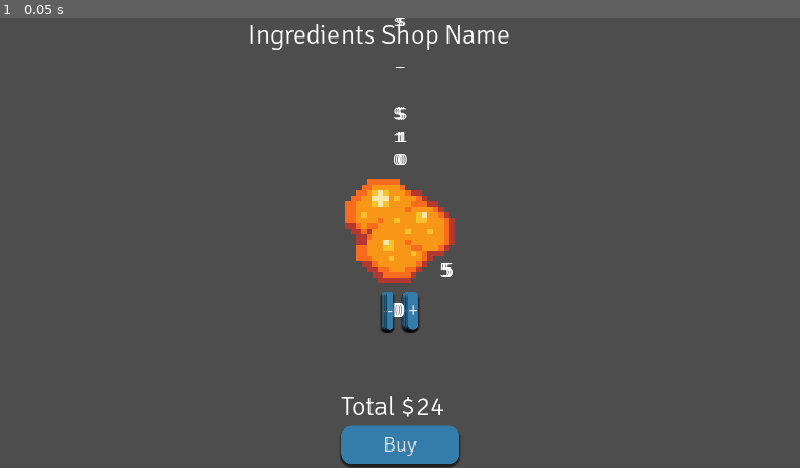
Above: before the commit, frame 1.
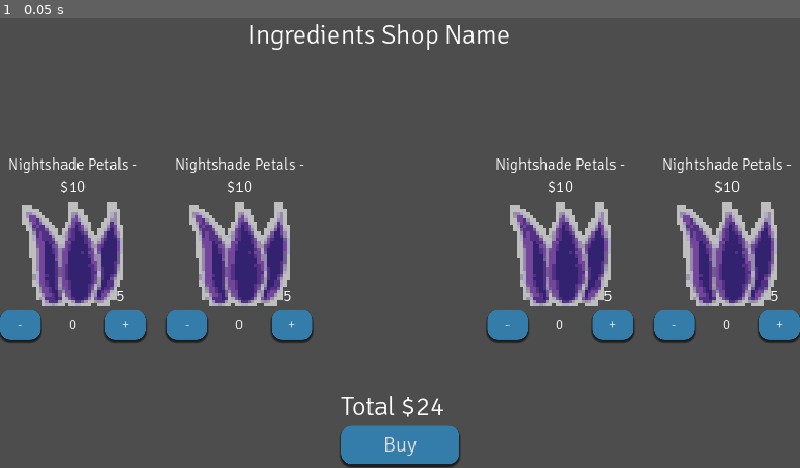
Above: after the commit, the same moment.

Repository: HuskyGameDev/2024s-team3
Game: Godot game, scene res://Scenes/Screens/NightShop/NightShop.tscn
Same seed, same stepped clock (60 frames per second), same inputs: the game is played once before the commit and once after it. This scene is started directly instead of the project's main scene.
Inputs:
- Up to frame 1 (0.05 s): no input

The runs differ from the first frame. In frame 1, 16% of the frame differs, in the area x 0-100%, y 0-73%.
Error before the commit: Invalid assignment of property or key 'text' with value of type 'String' on a base object of type 'null instance'. (res://Scripts/nightShopIngredient.gd:15)

Commit message:
add spacer to ingredient shop interface

Diff:
--- a/Scenes/Screens/NightShop/NightShop.tscn
+++ b/Scenes/Screens/NightShop/NightShop.tscn
@@ -58,4 +58,5 @@
 offset_bottom = 217.0
 grow_horizontal = 2
 grow_vertical = 2
+theme_override_constants/separation = 50
 alignment = 1
--- a/Scenes/Screens/NightShop/NightShopIngredient.tscn
+++ b/Scenes/Screens/NightShop/NightShopIngredient.tscn
@@ -5,11 +5,11 @@
 [ext_resource type="Script" path="res://Scripts/nightShopIngredient.gd" id="2_xan1k"]
 
 [node name="NightShopIngredient" type="Control"]
-custom_minimum_size = Vector2(0, 425)
+custom_minimum_size = Vector2(350, 300)
 layout_mode = 3
 anchors_preset = 0
-offset_right = 410.0
-offset_bottom = 425.0
+offset_right = 350.0
+offset_bottom = 300.0
 size_flags_horizontal = 4
 size_flags_vertical = 6
 theme = ExtResource("1_egalq")
@@ -19,10 +19,10 @@
 layout_mode = 1
 anchors_preset = -1
 anchor_right = 1.0
-offset_bottom = 50.0
+offset_bottom = 42.0
 grow_horizontal = 2
 grow_vertical = 0
-theme_override_font_sizes/font_size = 40
+theme_override_font_sizes/font_size = 38
 text = "Sunflower Seeds - $3"
 horizontal_alignment = 1
 vertical_alignment = 1
@@ -34,7 +34,7 @@
 anchors_preset = -1
 anchor_left = 0.5
 anchor_right = 0.5
-offset_top = 60.0
+offset_top = 52.0
 grow_horizontal = 2
 texture = ExtResource("2_o2tt0")
 expand_mode = 3
@@ -53,7 +53,7 @@
 grow_vertical = 0
 size_flags_horizontal = 8
 size_flags_vertical = 8
-theme_override_font_sizes/font_size = 48
+theme_override_font_sizes/font_size = 40
 text = "5"
 horizontal_alignment = 2
 vertical_alignment = 2
@@ -62,25 +62,26 @@
 layout_mode = 1
 anchors_preset = -1
 anchor_right = 1.0
-offset_top = 330.0
+offset_top = 310.0
+offset_bottom = 381.0
 grow_horizontal = 2
 
 [node name="DecreaseButton" type="Button" parent="AmountHBox"]
 layout_mode = 2
 size_flags_horizontal = 3
-theme_override_font_sizes/font_size = 48
+theme_override_font_sizes/font_size = 32
 text = "-"
 
 [node name="QuantityLabel" type="Label" parent="AmountHBox"]
 layout_mode = 2
 size_flags_horizontal = 3
 size_flags_stretch_ratio = 1.5
-theme_override_font_sizes/font_size = 48
+theme_override_font_sizes/font_size = 32
 text = "0"
 horizontal_alignment = 1
 
 [node name="IncreaseButton" type="Button" parent="AmountHBox"]
 layout_mode = 2
 size_flags_horizontal = 3
-theme_override_font_sizes/font_size = 48
+theme_override_font_sizes/font_size = 32
 text = "+"
--- a/Scripts/nightShop.gd
+++ b/Scripts/nightShop.gd
@@ -1,11 +1,14 @@
 extends Node
+
+const NUMBER_OF_ITEMS = 4
 
 var offeringScene = preload("res://Scenes/Screens/NightShop/NightShopIngredient.tscn")
 
 func _ready():
-	var shopOfferings = PlayerData.save.currentLocation.get_shop_offerings(4)
+	var shopOfferings = PlayerData.save.currentLocation.get_shop_offerings(NUMBER_OF_ITEMS)
 	var hbox = $"OfferingsHBox"
 	for i in shopOfferings:
 		var newOffering = offeringScene.instantiate()
 		newOffering.call("setData", i)
 		hbox.add_child(newOffering)
+	hbox.move_child(hbox.add_spacer(true), floor(NUMBER_OF_ITEMS/2))
--- a/Scripts/nightShopIngredient.gd
+++ b/Scripts/nightShopIngredient.gd
@@ -12,5 +12,5 @@
 
 func _updateLabels():
 	$"NameLabel".text = item.name + " - $" + str(cost)
-	$"AmountForSaleLabel".text = str(quantity)
+	$"ItemTexture/AmountForSaleLabel".text = str(quantity)
 	$"ItemTexture".texture = item.image
